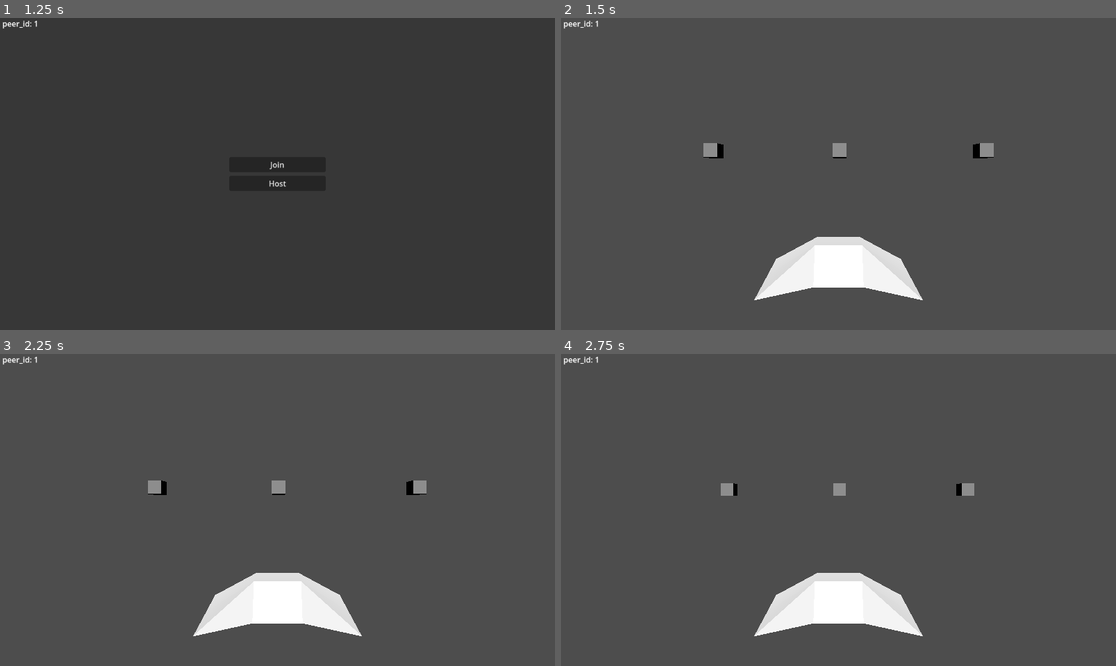
Above: before the commit, frames 1-4 (two rows, left to right).
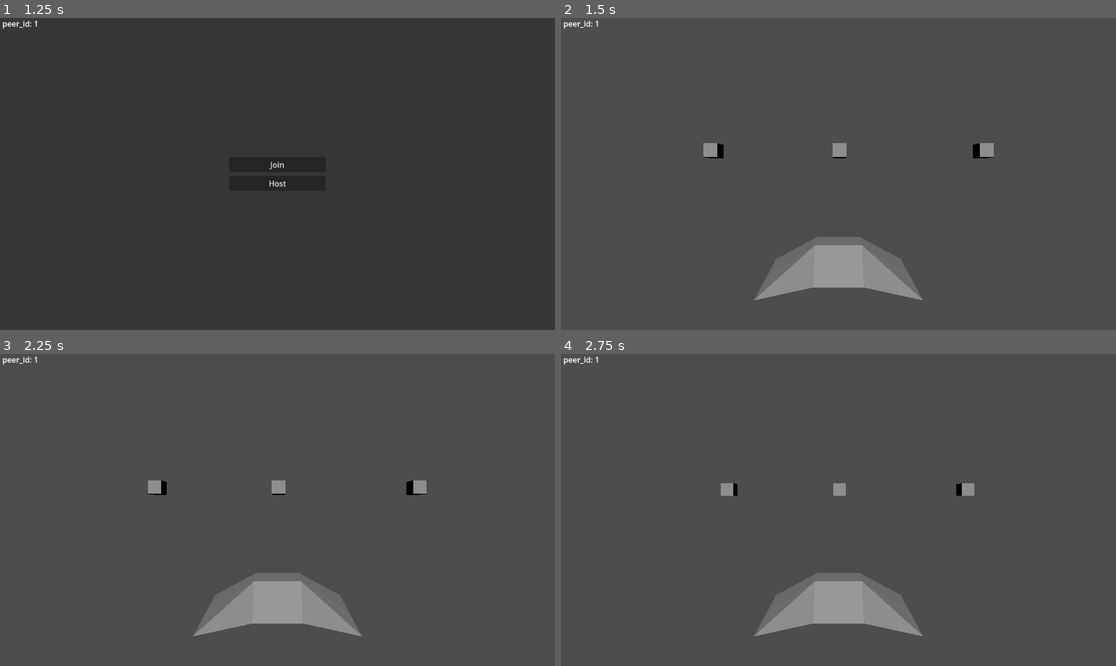
Above: after the commit, the same moments.

Repository: MathArtTechnologies/deivid-v-space
Game: Godot game, scene res://scenes/sand_box/MovementTest.tscn
Two runs of this game, one before a commit and one after it. Both use one fixed random seed, a clock stepped at 60 frames per second and the inputs below.
Inputs (mouse positions are in pixels of both pictures, inside the frame that each line leads up to):
- Up to frame 1 (1.25 s): tap Enter at 0.5 s; move the mouse to (399, 158) at 0.52 s; hold D (right_tilt) from 0.53 s (still down)
- Up to frame 2 (1.5 s): release D (right_tilt) at 1.25 s; click "Host" at 1.25 s
- Up to frame 3 (2.25 s): tap Space at 2 s; move the mouse to (166, 525) at 2.02 s; hold S (backward) from 2.03 s (still down)
- Up to frame 4 (2.75 s): keep holding S (backward)

Frame 1 is identical in both runs. In frame 2, 3.8% of the frame differs, in the area x 34-66%, y 70-91%; in frame 3, 3.8%; in frame 4, 3.8%.

Commit message:
spaceship model collision

Diff:
--- a/scenes/characters/Spaceship.tscn
+++ b/scenes/characters/Spaceship.tscn
@@ -1,16 +1,13 @@
-[gd_scene load_steps=9 format=3 uid="uid://cp0lfbi17x0r8"]
+[gd_scene load_steps=8 format=3 uid="uid://cp0lfbi17x0r8"]
 
 [ext_resource type="Script" uid="uid://d3vivlakbgdpo" path="res://scripts/characters/spaceship.gd" id="1_ffpsi"]
 [ext_resource type="PackedScene" uid="uid://lrwjwfaigr0t" path="res://scenes/components/CharacterVelocityComp.tscn" id="2_18nwe"]
+[ext_resource type="ArrayMesh" uid="uid://df0eyt7x1y6un" path="res://models/spaceship.obj" id="2_kroix"]
 [ext_resource type="PackedScene" uid="uid://brsfw5qan0sh3" path="res://scenes/components/CharacterRotationComp.tscn" id="3_hyrv2"]
 [ext_resource type="PackedScene" uid="uid://f5aggkykyjuk" path="res://scenes/components/ControllerComp.tscn" id="3_w4wvo"]
-[ext_resource type="PackedScene" uid="uid://bsf6ytiyo7kyr" path="res://models/spaceship.glb" id="5_x7kw5"]
 
-[sub_resource type="PrismMesh" id="PrismMesh_388g2"]
-size = Vector3(15, 20, 2)
-
-[sub_resource type="ConvexPolygonShape3D" id="ConvexPolygonShape3D_388g2"]
-points = PackedVector3Array(0, 10, 1, 7.5, -10, 1, -7.5, -10, 1, -7.5, -10, -1, 7.5, -10, -1, 0, 10, -1)
+[sub_resource type="ConvexPolygonShape3D" id="ConvexPolygonShape3D_x7kw5"]
+points = PackedVector3Array(1, 0.0068258713, 0.7928281, 0.33320284, 0.4945126, 0.19662654, -1, 0.0068258713, 0.7928281, 1, 0, 0.7928281, 1, 0.13608173, -0.33340025, -0.33339858, 0.4945126, 0.19662654, 0.33320284, 0.4945126, -0.33340025, -1, 0, 0.7928281, -1, 0.13608173, -0.33340025, 1, 0, -0.33340025, 0, 0.13608173, -1.346545, -0.33339858, 0.4945126, -0.33340025, 0, 0.2765204, -0.98321176, -1, 0, -0.33340025, 0, 0, -1.346545)
 
 [sub_resource type="SceneReplicationConfig" id="SceneReplicationConfig_x7kw5"]
 properties/0/path = NodePath(".:position")
@@ -27,12 +24,12 @@
 script = ExtResource("1_ffpsi")
 
 [node name="Mesh" type="MeshInstance3D" parent="."]
-visible = false
-mesh = SubResource("PrismMesh_388g2")
+transform = Transform3D(1, 0, 0, 0, -4.371139e-08, -1, 0, 1, -4.371139e-08, 0, 0, 0)
+mesh = ExtResource("2_kroix")
 
 [node name="Collision" type="CollisionShape3D" parent="."]
-visible = false
-shape = SubResource("ConvexPolygonShape3D_388g2")
+transform = Transform3D(1, 0, 0, 0, -4.371139e-08, -1, 0, 1, -4.371139e-08, 0, 0, 0)
+shape = SubResource("ConvexPolygonShape3D_x7kw5")
 
 [node name="CharacterVelocityComp" parent="." instance=ExtResource("2_18nwe")]
 
@@ -47,8 +44,5 @@
 [node name="Light" type="DirectionalLight3D" parent="."]
 transform = Transform3D(1, 0, 0, 0, 0.49999997, -0.86602545, 0, 0.86602545, 0.49999997, 0, -3.7183535, 4.246027)
 
-[node name="spaceship" parent="." instance=ExtResource("5_x7kw5")]
-transform = Transform3D(1, 0, 0, 0, -4.371139e-08, -1, 0, 1, -4.371139e-08, 0, 0, 0)
-
 [node name="MultiplayerSynchronizer" type="MultiplayerSynchronizer" parent="."]
 replication_config = SubResource("SceneReplicationConfig_x7kw5")
Binary file removed: models/spaceship.glb
Not shown, removed: models/spaceship.glb.import
Not shown, added: models/spaceship.obj
Not shown, added: models/spaceship.obj.import
